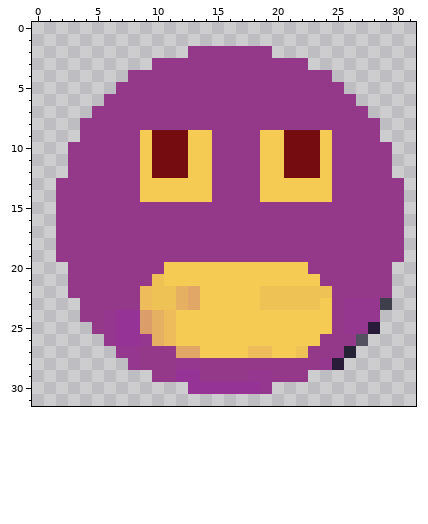
Pixel-art sprite: character/j.png. This is how it looked before the edit.
The file is 32x32 pixels. Pixels under 10% opacity are left out. Colours within 5 levels of each other are drawn and written as one.
And afterwards:
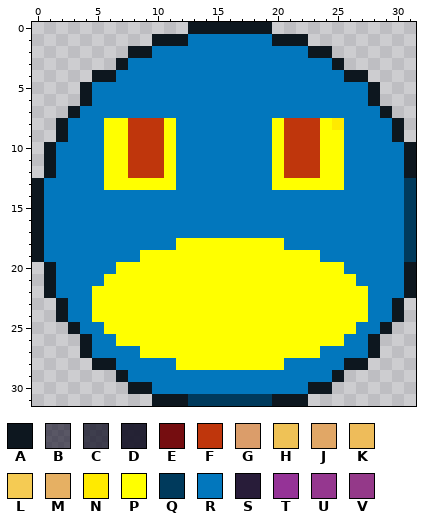
Palette (. is transparent): A #0d171f  B #19162aa5  C #18172ac9  D #19172aee  E #750d10  F #bf360c  G #db9d6a  H #efc256  J #e1a766  K #eebc5a  L #f5cb53  M #e6b063  N #ffea00  P #ffff00  Q #003a5c  R #0277bd  S #281c39  T #953397  U #95378f  V #943989
The edit:
Changed rows in their new state; - is an unchanged pixel.
first column x 0:
 0 -------------AAAAAAA------------
 1 ----------AAARRRRRRRAAA---------
 2 --------AARRRRRRRRRRRRRAA-------
 3 -------ARRRRRRRRRRRRRRRRRA------
 4 -----AARRRRRRRRRRRRRRRRRRRAA----
 5 ----ARRRRRRRRRRRRRRRRRRRRRRRA---
 6 ----ARRRRRRRRRRRRRRRRRRRRRRRA---
 7 ---ARRRRRRRRRRRRRRRRRRRRRRRRRA--
 8 --ARRRPPFFFPRRRRRRRRPFFFPNRRRRA-
 9 --ARRRPPFFFPRRRRRRRRPFFFPPRRRRA-
10 -ARRRRPPFFFPRRRRRRRRPFFFPPRRRRRA
11 -ARRRRPPFFFPRRRRRRRRPFFFPPRRRRRA
12 -ARRRRPPFFFPRRRRRRRRPFFFPPRRRRRA
13 ARRRRRPPPPPPRRRRRRRRPPPPPPRRRRRQ
14 ARRRRRRRRRRRRRRRRRRRRRRRRRRRRRRQ
15 ARRRRRRRRRRRRRRRRRRRRRRRRRRRRRRQ
16 ARRRRRRRRRRRRRRRRRRRRRRRRRRRRRRQ
17 ARRRRRRRRRRRRRRRRRRRRRRRRRRRRRRQ
18 ARRRRRRRRRRRPPPPPPPPPRRRRRRRRRRQ
19 ARRRRRRRRPPPPPPPPPPPPPPPRRRRRRRQ
20 -ARRRRRPPPPPPPPPPPPPPPPPPPRRRRRA
21 -ARRRRPPPPPPPPPPPPPPPPPPPPPRRRRA
22 -ARRRPPPPPPPPPPPPPPPPPPPPPPPRRRA
23 --ARRPPPPPPPPPPPPPPPPPPPPPPPRRA-
24 --ARRPPPPPPPPPPPPPPPPPPPPPPPRRA-
25 ---ARRPPPPPPPPPPPPPPPPPPPPPRRA--
26 ----ARRPPPPPPPPPPPPPPPPPPPRRA---
27 ----ARRRRPPPPPPPPPPPPPPPRRRRA---
28 -----AARRRRRPPPPPPPPPRRRRRAA----
29 -------ARRRRRRRRRRRRRRRRRA------
30 --------AARRRRRRRRRRRRRAA-------
31 ----------AAAQQQQQQQAAA---------
Boxes around the changes in both pictures, in picture pixels (x1, y1, x2, y2):
changed: (32, 22, 416, 406)
